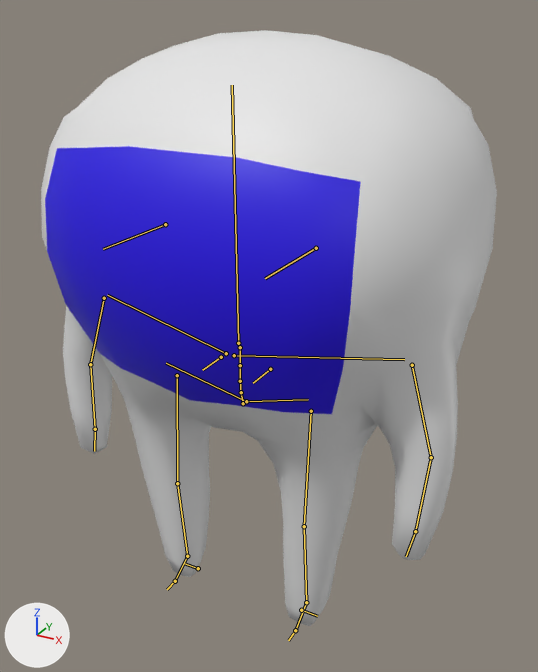
The Blender file Blender/draft.blend, before and after one commit.
The view is the same before and after, from a 50 mm lens placed at (2.6, -4.26, 4.61), pointed at (0.0, 0.45, 2.26). Lighting does not change. The marker at lower left points along +X, +Y and +Z. The bones that bend it are drawn over the model as lines.
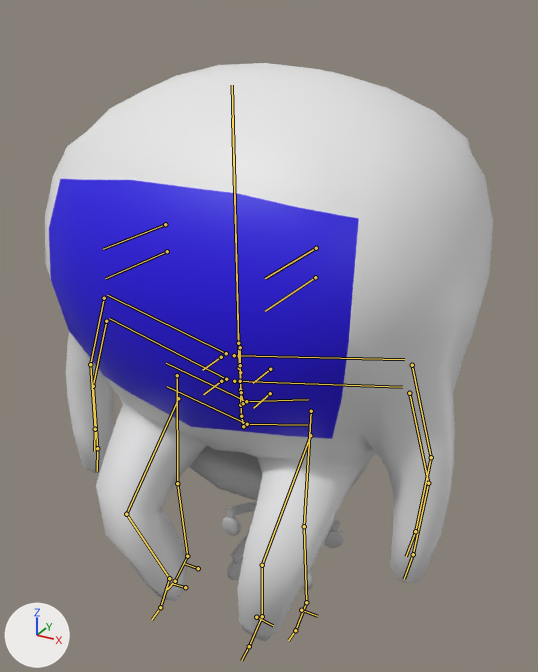
The newer file adds an action. The first version stands in its rest pose; the second is drawn at frame 0 of the action 'metarigAction'.

The change, as a list of edits to the scene's bpy script:
```text
Change bone_hips:
    where bone_hips = bpy.data.objects['metarig'].pose.bones['hips']
    bone_hips.location: (0.0, 0.0, 0.0) -> (0.0, -0.108, 0.028)
Change bone_thigh_l:
    where bone_thigh_l = bpy.data.objects['metarig'].pose.bones['thigh.L']  # child of 'hips'
    bone_thigh_l.rotation_quaternion: (1.0, 0.0, 0.0, 0.0) -> (0.926, -0.377, 0.0, 0.0)  # degrees (0, 0, 0) -> degrees (-44, 0, 0)
Change bone_shin_l:
    where bone_shin_l = bpy.data.objects['metarig'].pose.bones['shin.L']  # child of 'thigh.L'
    bone_shin_l.rotation_quaternion: (1.0, 0.0, 0.0, 0.0) -> (0.871, 0.482, -0.043, 0.082)  # degrees (0, 0, 0) -> degrees (57, -9, 6)
Change bone_thigh_r:
    where bone_thigh_r = bpy.data.objects['metarig'].pose.bones['thigh.R']  # child of 'hips'
    bone_thigh_r.rotation_quaternion: (1.0, 0.0, 0.0, 0.0) -> (0.926, -0.377, 0.0, 0.0)  # degrees (0, 0, 0) -> degrees (-44, 0, 0)
Change bone_shin_r:
    where bone_shin_r = bpy.data.objects['metarig'].pose.bones['shin.R']  # child of 'thigh.R'
    bone_shin_r.rotation_quaternion: (1.0, 0.0, 0.0, 0.0) -> (0.871, 0.482, 0.043, -0.082)  # degrees (0, 0, 0) -> degrees (57, 9, -6)
```

Pixel boxes [x1, y1, x2, y2] of what changed, in the pictures (538 x 672 px):
'Cube', posed: before [41, 30, 497, 626]; after [45, 63, 493, 642]
'pCube79', now drawn: after [189, 445, 369, 590]
bone 'hips', root to tip: before (243, 403) to (241, 392); after (243, 426) to (241, 416)
bone 'thigh.L', root to tip: before (311, 411) to (304, 526); after (310, 435) to (262, 565)
bone 'shin.L', root to tip: before (304, 526) to (306, 602); after (262, 565) to (262, 616)
bone 'thigh.R', root to tip: before (177, 375) to (177, 483); after (178, 398) to (126, 514)
bone 'shin.R', root to tip: before (177, 483) to (187, 556); after (126, 514) to (169, 578)
